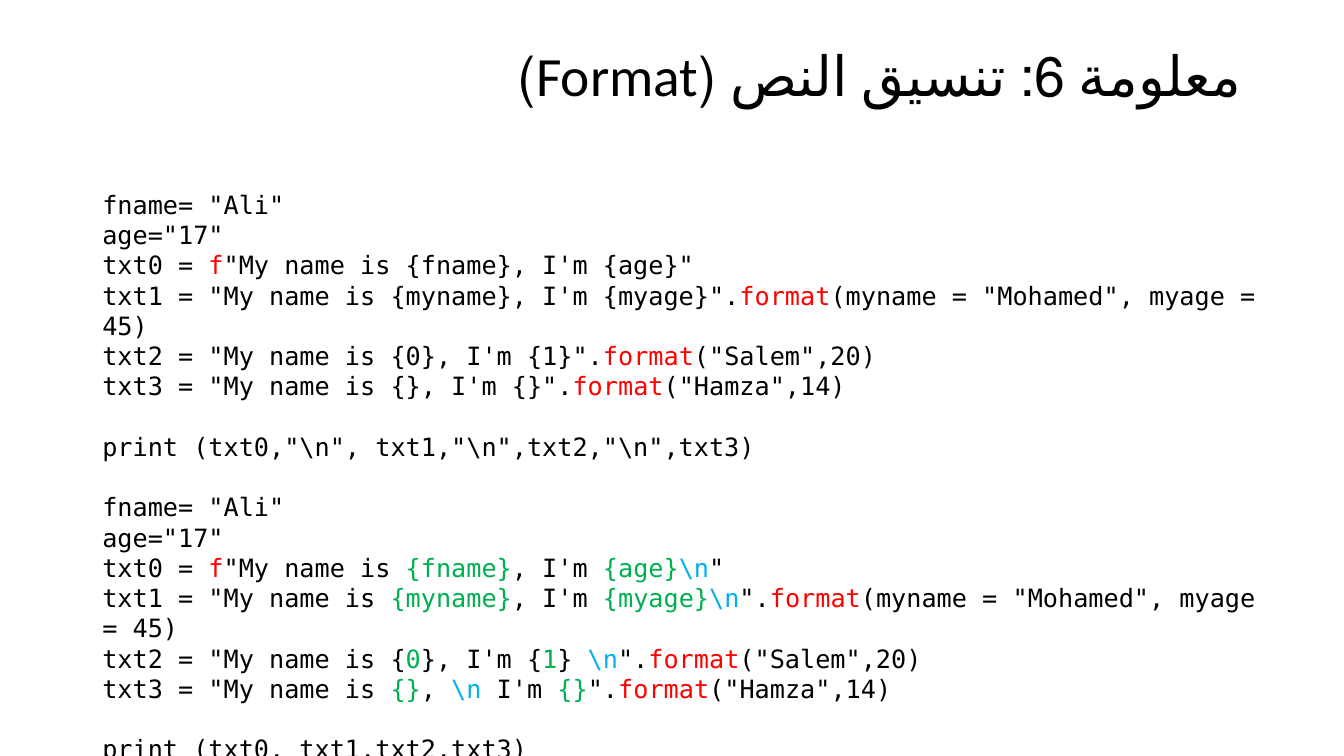
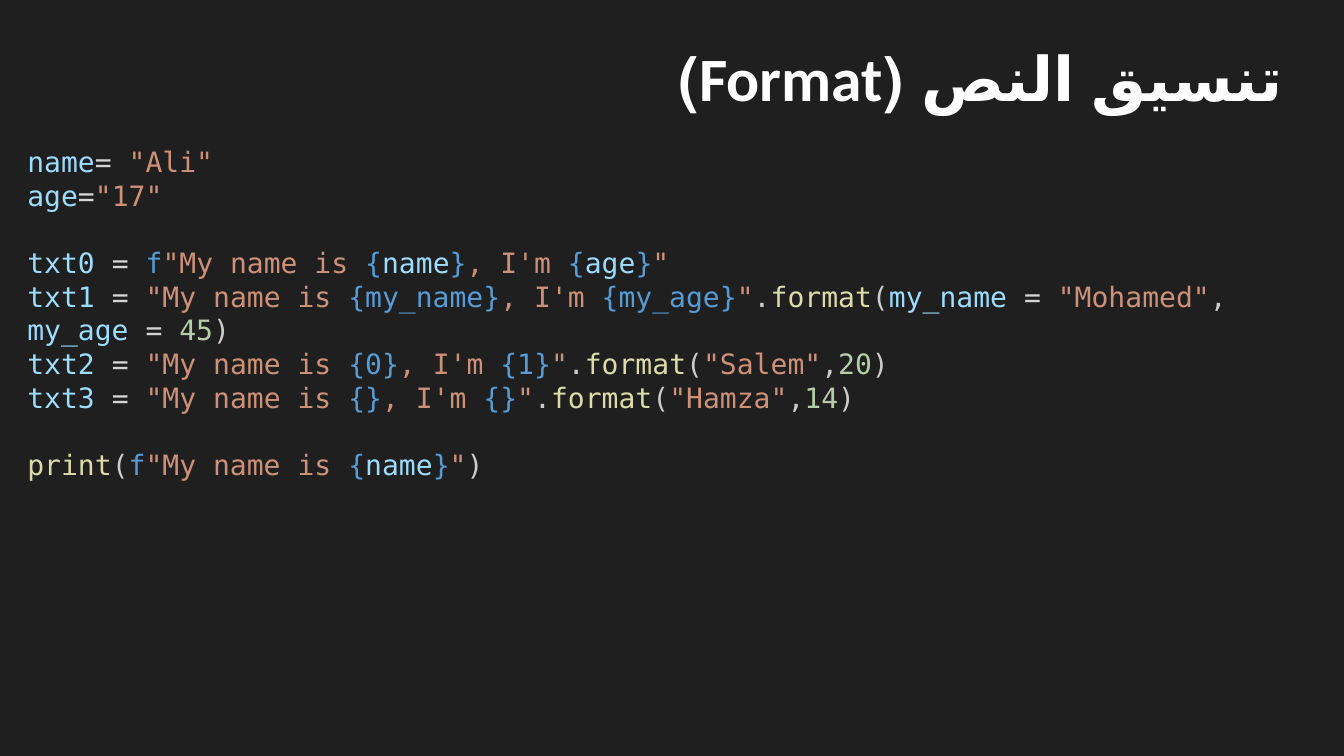
Before and after one commit to AbdullahBaaqilDev/FPClasses, a slide deck: slide 7 of تدريب برمجة بايثون.pptx (slide 8 before the commit). Drawn at 1344x756 pixels with LibreOffice and Linux fonts; fonts in the diff are those of the drawing. Boxes give left, top, right and bottom in pixels: in the first picture for what was removed or moved away, otherwise in the second. Text is boxed around its words. In the diff, an @@ line names an element or a change of style, - is before the commit and + after.

```diff
--- a/تدريب برمجة بايثون.pptx
+++ b/تدريب برمجة بايثون.pptx
@@ background #FFFFFF to #1F1F1F @@
@@ title at (x1=602, y1=71, x2=1284, y2=313): text changed; size 39.6 to 44 pt; text colour #000000 to #FFFFFF; bold on @@
-معلومة 6: تنسيق النص (Format)
+تنسيق النص (Format)
@@ text "name= "Ali"" moved from (x1=102, y1=194, x2=1255, y2=704) to (x1=27, y1=150, x2=1227, y2=481) @@
@@ text at (x1=27, y1=150, x2=213, y2=173): text changed; size 18 to 20 pt; text colour #000000 to #CE9178 @@
-fname= "Ali"
+name= "Ali"
@@ text at (x1=27, y1=185, x2=889, y2=414): size 18 to 20 pt in "age="17"", "txt2 = "My name is {0}, I'm ...", "txt3 = "My name is {}, I'm ..."; text colour #000000 to #9CDCFE in "age="17"", "txt2", "txt3"; text colour #000000 to #D4D4D4 in "age="17"", "=", "="; text colour #000000 to #CE9178 in "age="17"", ""My name is {0}, I'm {1}".format("Salem",20)", ""My name is {}, I'm {}".format("Hamza",14)"; text colour #000000 to #569CD6 in "{0}, {1}".format("Salem",20)", "{}, {}".format("Hamza",14)"; text colour #000000 to #CCCCCC, text colour #FF0000 to #DCDCAA, text colour #000000 to #B5CEA8 in "{1}".format("Salem",20)", "{}".format("Hamza",14)" @@
@@ text at (x1=27, y1=251, x2=1227, y2=347): text changed; size 18 to 20 pt; text colour #000000 to #CE9178 @@
-txt0 = f"My name is {fname}, I'm {age}"
-txt1 = "My name is {myname}, I'm {myage}".format(myname = "Mohamed", myage = 45)
+txt0 = f"My name is {name}, I'm {age}"
+txt1 = "My name is {my_name}, I'm {my_age}".format(my_name = "Mohamed", my_age = 45)
@@ text at (x1=27, y1=453, x2=483, y2=481): text changed; size 18 to 20 pt; text colour #000000 to #CE9178 @@
-print (txt0,"\n", txt1,"\n",txt2,"\n",txt3)
-fname= "Ali"
-age="17"
-txt0 = f"My name is {fname}, I'm {age}\n"
-txt1 = "My name is {myname}, I'm {myage}\n".format(myname = "Mohamed", myage = 45)
-txt2 = "My name is {0}, I'm {1} \n".format("Salem",20)
-txt3 = "My name is {}, \n I'm {}".format("Hamza",14)
-print (txt0, txt1,txt2,txt3)
+print(f"My name is {name}")
```
Also in this commit, not shown: 23 other slides changed, 6 slides added, 8 slides removed, 5 other files.
